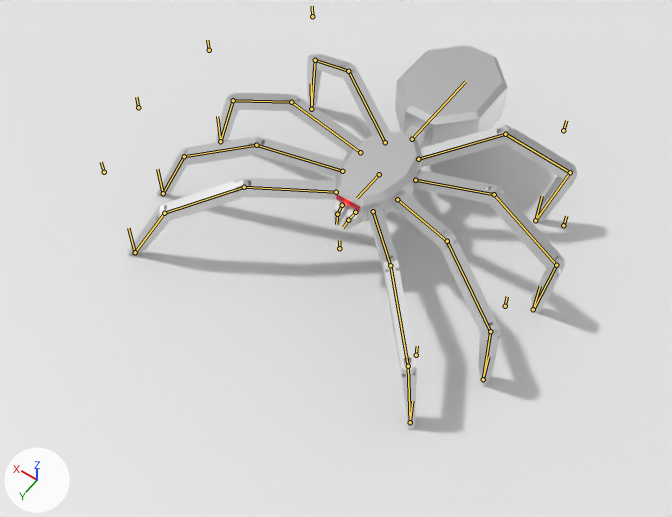
One commit to the Blender file project_files/blender/mainspiderthingig.blend: the scene before it, then after it.
Camera for both pictures: a 50 mm lens placed at (-26.2, 37.1, 56.8), pointed at (-1.0, 1.9, 1.5). The lights are fixed; the arrows at lower left show +X, +Y and +Z. Both versions are drawn at the pose saved in each file; the numbers are the values there. The bones that bend it are drawn over the model as lines.

In view in the first picture: '8legts', 'Plane'.
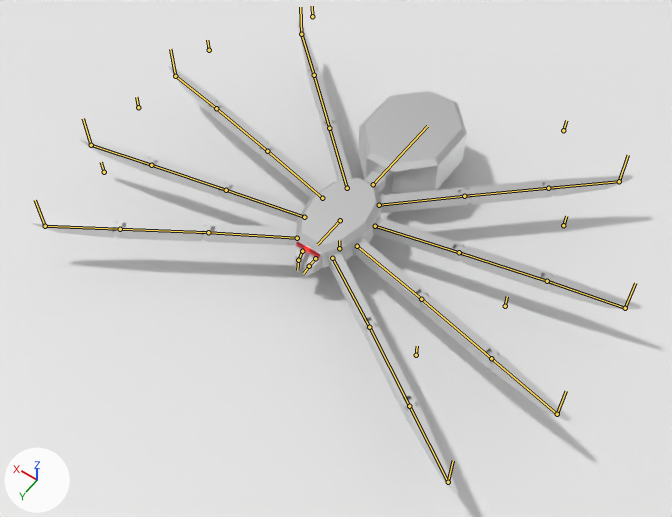
What differs and where, as boxes (x1, y1, x2, y2) in the pictures (672 x 517 px):
'8legts', posed (35% wider, 22% taller): before (128, 45, 578, 430); after (31, 23, 641, 493)
bone 'Cephalothorax', root to tip: before (379, 174) to (357, 198); after (340, 220) to (317, 244)
bone 'Leg 0 Target R', root to tip: before (135, 252) to (128, 228); after (45, 226) to (35, 200)
bone 'Leg 1 Target R', root to tip: before (163, 193) to (157, 169); after (91, 145) to (83, 118)
bone 'Leg 2 Target R', root to tip: before (220, 141) to (217, 116); after (175, 76) to (170, 49)
bone 'Leg 3 Target R', root to tip: before (311, 109) to (311, 83); after (301, 34) to (300, 7)
bone 'Leg 0 Target L', root to tip: before (410, 422) to (412, 401); after (448, 482) to (453, 460)
bone 'Leg 1 Target L', root to tip: before (483, 379) to (488, 357); after (557, 414) to (566, 391)
bone 'Leg 2 Target L', root to tip: before (533, 309) to (540, 286); after (625, 308) to (635, 283)
bone 'Leg 3 Target L', root to tip: before (535, 220) to (542, 196); after (619, 181) to (628, 155)

The change, as a diff of the scene's bpy script:
```diff
--- a/project_files/blender/mainspiderthingig.blend.py
+++ b/project_files/blender/mainspiderthingig.blend.py
@@ bone_cephalothorax @@
 bone_cephalothorax = bpy.data.objects['Exoskeleton Rig'].pose.bones['Cephalothorax']  # child of 'Root'
-bone_cephalothorax.location = (-1.46, -2.9, 3.43)
+bone_cephalothorax.location = (0.0, 0.0, 0.0)
@@ bone_leg_0_target_r @@
 bone_leg_0_target_r = bpy.data.objects['Exoskeleton Rig'].pose.bones['Leg 0 Target R']  # child of 'Leg 0 2 R'
-bone_leg_0_target_r.location = (-4.9, -3.36, 3.69)
+bone_leg_0_target_r.location = (0.0, 0.0, 0.0)
@@ bone_leg_1_target_r @@
 bone_leg_1_target_r = bpy.data.objects['Exoskeleton Rig'].pose.bones['Leg 1 Target R']  # child of 'Leg 1 2 R'
-bone_leg_1_target_r.location = (-5.81, -3.36, 1.44)
+bone_leg_1_target_r.location = (0.0, 0.0, 0.0)
@@ bone_leg_2_target_r @@
 bone_leg_2_target_r = bpy.data.objects['Exoskeleton Rig'].pose.bones['Leg 2 Target R']  # child of 'Leg 2 2 R'
-bone_leg_2_target_r.location = (-5.82, -3.36, -1.41)
+bone_leg_2_target_r.location = (0.0, 0.0, 0.0)
@@ bone_leg_3_target_r @@
 bone_leg_3_target_r = bpy.data.objects['Exoskeleton Rig'].pose.bones['Leg 3 Target R']  # child of 'Leg 3 2 R'
-bone_leg_3_target_r.location = (-4.29, -3.36, -4.41)
+bone_leg_3_target_r.location = (0.0, 0.0, 0.0)
@@ bone_leg_0_target_l @@
 bone_leg_0_target_l = bpy.data.objects['Exoskeleton Rig'].pose.bones['Leg 0 Target L']  # child of 'Leg 0 2 L'
-bone_leg_0_target_l.location = (4.9, -3.36, 3.69)
+bone_leg_0_target_l.location = (0.0, 0.0, 0.0)
@@ bone_leg_1_target_l @@
 bone_leg_1_target_l = bpy.data.objects['Exoskeleton Rig'].pose.bones['Leg 1 Target L']  # child of 'Leg 1 2 L'
-bone_leg_1_target_l.location = (5.81, -3.36, 1.44)
+bone_leg_1_target_l.location = (0.0, 0.0, 0.0)
@@ bone_leg_2_target_l @@
 bone_leg_2_target_l = bpy.data.objects['Exoskeleton Rig'].pose.bones['Leg 2 Target L']  # child of 'Leg 2 2 L'
-bone_leg_2_target_l.location = (5.82, -3.36, -1.41)
+bone_leg_2_target_l.location = (0.0, 0.0, 0.0)
@@ bone_leg_3_target_l @@
 bone_leg_3_target_l = bpy.data.objects['Exoskeleton Rig'].pose.bones['Leg 3 Target L']  # child of 'Leg 3 2 L'
-bone_leg_3_target_l.location = (4.29, -3.36, -4.41)
+bone_leg_3_target_l.location = (0.0, 0.0, 0.0)
```
